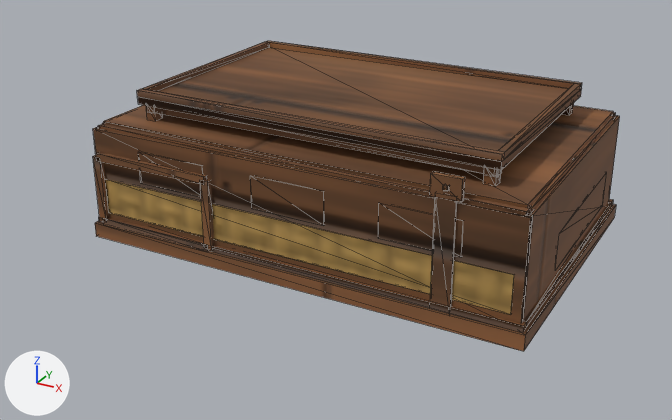
Before and after pictures for a commit that changed the FBX model art/models/Intermediate.IronTeeth/LOD2.fbx.
Before and after are seen from a 50 mm camera at (2.68, -5.23, 2.7) aimed at (-0.08, -0.2, 0.19). Lighting does not change. The marker at lower left points along +X, +Y and +Z. The first picture is the older version. Mesh edges are drawn as thin lines. Vertices at exactly the same position are counted once.

Script lines for the objects in view, before the commit:
```python
me_sm_hdbf_boxfarm_intermediate_lod2_mesh = bpy.data.meshes.new('SM_HDBF_BoxFarm_Intermediate_LOD2_mesh')
me_sm_hdbf_boxfarm_intermediate_lod2_mesh.from_pydata(...)  # 508 vertices, 820 faces; spans x -1.5..1.5, y -1.0..1.0, z 0.0..1.0
# faces by material slot: [748, 36, 36]
me_sm_hdbf_boxfarm_intermediate_lod2_mesh.materials.append(mat_m_hdbf_wood)
me_sm_hdbf_boxfarm_intermediate_lod2_mesh.materials.append(mat_m_hdbf_glass)
me_sm_hdbf_boxfarm_intermediate_lod2_mesh.materials.append(mat_m_hdbf_fabric)
ob_sm_hdbf_boxfarm_intermediate_lod2 = bpy.data.objects.new('SM_HDBF_BoxFarm_Intermediate_LOD2', me_sm_hdbf_boxfarm_intermediate_lod2_mesh)
ob_sm_hdbf_boxfarm_intermediate_lod2.location = (0.0, 0.0, 0.0)
```
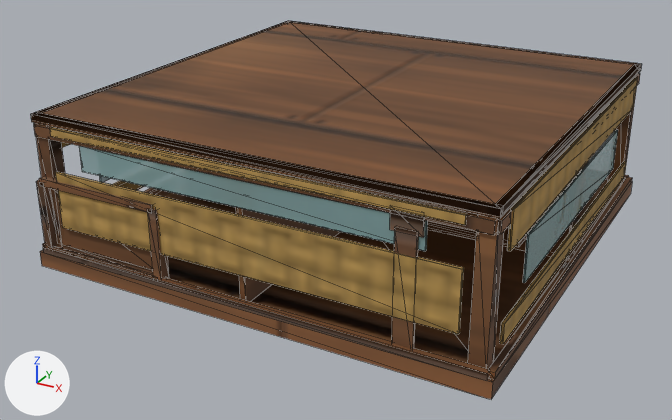
Pixel boxes [x1, y1, x2, y2] of what changed, in the pictures (672 x 420 px; the box of a moved part takes in the faces that stretch with it):
'SM_HDBF_BoxFarm_Intermediate_LOD2', reshaped (16% wider, 22% taller): before [93, 41, 620, 351]; after [30, 21, 641, 399]
part 1 of me_sm_hdbf_boxfarm_intermediate_lod2_mesh, moved or reshaped: before [95, 204, 616, 351]; after [40, 179, 632, 399]
part 2 of me_sm_hdbf_boxfarm_intermediate_lod2_mesh, added (mostly hidden): after [427, 173, 578, 260]
part 3 of me_sm_hdbf_boxfarm_intermediate_lod2_mesh, added (mostly hidden): after [234, 164, 341, 302]
part 4 of me_sm_hdbf_boxfarm_intermediate_lod2_mesh, added: after [34, 123, 65, 247]
part 5 of me_sm_hdbf_boxfarm_intermediate_lod2_mesh, added: after [607, 86, 637, 187]
part 6 of me_sm_hdbf_boxfarm_intermediate_lod2_mesh, added: after [468, 215, 504, 369]
part 7 of me_sm_hdbf_boxfarm_intermediate_lod2_mesh, moved or reshaped: before [98, 123, 531, 215]; after [34, 124, 496, 235]
part 8 of me_sm_hdbf_boxfarm_intermediate_lod2_mesh, added: after [498, 73, 640, 234]
part 9 of me_sm_hdbf_boxfarm_intermediate_lod2_mesh, added: after [79, 146, 428, 251]
part 10 of me_sm_hdbf_boxfarm_intermediate_lod2_mesh, added (mostly hidden): after [100, 176, 111, 182]
part 11 of me_sm_hdbf_boxfarm_intermediate_lod2_mesh, added: after [523, 130, 618, 283]
part 12 of me_sm_hdbf_boxfarm_intermediate_lod2_mesh, added: after [50, 128, 467, 225]
part 13 of me_sm_hdbf_boxfarm_intermediate_lod2_mesh, added: after [56, 172, 464, 334]
part 14 of me_sm_hdbf_boxfarm_intermediate_lod2_mesh, added (mostly hidden): after [112, 180, 144, 190]
part 15 of me_sm_hdbf_boxfarm_intermediate_lod2_mesh, added: after [507, 77, 637, 251]
part 16 of me_sm_hdbf_boxfarm_intermediate_lod2_mesh, added: after [500, 161, 626, 344]
part 17 of me_sm_hdbf_boxfarm_intermediate_lod2_mesh, added: after [428, 161, 589, 247]
part 18 of me_sm_hdbf_boxfarm_intermediate_lod2_mesh, rebuilt (37% wider, 53% taller): before [137, 41, 582, 170]; after [30, 21, 641, 219]
part 19 of me_sm_hdbf_boxfarm_intermediate_lod2_mesh, deleted: before [93, 103, 620, 333]
part 20 of me_sm_hdbf_boxfarm_intermediate_lod2_mesh, built on: before [103, 105, 613, 208]; after [36, 175, 632, 381]

What changed in the scene script:
```text
Change me_sm_hdbf_boxfarm_intermediate_lod2_mesh:
    remove me_sm_hdbf_boxfarm_intermediate_lod2_mesh.from_pydata(...)  # 508 vertices, 820 faces; spans x -1.5..1.5, y -1.0..1.0, z 0.0..1.0
    add me_sm_hdbf_boxfarm_intermediate_lod2_mesh.from_pydata(...)  # 508 vertices, 798 faces; spans x -1.5..1.5, y -1.5..1.5, z 0.0..1.0
    me_sm_hdbf_boxfarm_intermediate_lod2_mesh part 1: the loose piece of 8 vertices spanning x -1.5..1.5, y -1.0..1.0, z 0.0..0.1 is scaled about its middle by (1, 1.5, 1)
    me_sm_hdbf_boxfarm_intermediate_lod2_mesh part 2: a new loose piece, a box spanning x -1.44..1.44, y -0.02..0.02, z 0.1..0.95, in mat_m_hdbf_wood
    me_sm_hdbf_boxfarm_intermediate_lod2_mesh part 3: a new loose piece, a box spanning x -0.02..0.02, y -1.44..1.44, z 0.1..0.95, in mat_m_hdbf_wood
    me_sm_hdbf_boxfarm_intermediate_lod2_mesh part 4: a new loose piece, a box spanning x -1.45..-1.35, y -1.45..-1.35, z 0.1..0.95, in mat_m_hdbf_wood
    me_sm_hdbf_boxfarm_intermediate_lod2_mesh part 5: a new loose piece, a box spanning x 1.35..1.45, y 1.35..1.45, z 0.1..0.95, in mat_m_hdbf_wood
    me_sm_hdbf_boxfarm_intermediate_lod2_mesh part 6: a new loose piece, a box spanning x 1.35..1.45, y -1.45..-1.35, z 0.1..0.95, in mat_m_hdbf_wood
    me_sm_hdbf_boxfarm_intermediate_lod2_mesh part 7: the loose piece of 8 vertices spanning x -1.43..1.43, y -0.94..-0.86, z 0.7..0.78 is moved by (0.0, -0.53, 0.16)
    me_sm_hdbf_boxfarm_intermediate_lod2_mesh part 8: a new loose piece, a box spanning x 1.395..1.465, y -1.44..1.44, z 0.865..0.935, in mat_m_hdbf_wood
    me_sm_hdbf_boxfarm_intermediate_lod2_mesh part 9: a new loose piece, a box spanning x -1.1..1.1, y -1.458..-1.446, z 0.7..0.86, in mat_m_hdbf_glass
    me_sm_hdbf_boxfarm_intermediate_lod2_mesh part 10: a new loose piece, a box spanning x -1.458..-1.446, y -0.95..0.95, z 0.38..0.66, in mat_m_hdbf_glass
    me_sm_hdbf_boxfarm_intermediate_lod2_mesh part 11: a new loose piece, a box spanning x 1.446..1.458, y -0.95..0.95, z 0.38..0.66, in mat_m_hdbf_glass
    me_sm_hdbf_boxfarm_intermediate_lod2_mesh part 12: a new loose piece, a box spanning x -1.3..1.3, y -1.475..-1.457, z 0.89..0.94, in mat_m_hdbf_fabric
    me_sm_hdbf_boxfarm_intermediate_lod2_mesh part 13: a new loose piece, a box spanning x -1.3..1.3, y -1.475..-1.457, z 0.3..0.66, in mat_m_hdbf_fabric
    me_sm_hdbf_boxfarm_intermediate_lod2_mesh part 14: a new loose piece, a box spanning x -1.475..-1.457, y -1.3..1.3, z 0.2..0.32, in mat_m_hdbf_fabric
    me_sm_hdbf_boxfarm_intermediate_lod2_mesh part 15: a new loose piece, a box spanning x 1.457..1.475, y -1.3..1.3, z 0.72..0.94, in mat_m_hdbf_fabric
    me_sm_hdbf_boxfarm_intermediate_lod2_mesh part 16: a new loose piece, a box spanning x 1.457..1.475, y -1.3..1.3, z 0.2..0.32, in mat_m_hdbf_fabric
    me_sm_hdbf_boxfarm_intermediate_lod2_mesh part 17: a new loose piece, a box spanning x 0.11..1.21, y -0.28..1.3, z 0.245..0.275, in mat_m_hdbf_wood
    me_sm_hdbf_boxfarm_intermediate_lod2_mesh part 18: the loose piece of 28 vertices spanning x -1.23..1.23, y -0.77..0.77, z 0.91..1.0 is rebuilt with 28 vertices and now spans x -1.46..1.46, y -1.46..1.46, z 0.95..1.0
    me_sm_hdbf_boxfarm_intermediate_lod2_mesh part 19: 42 loose pieces with 432 vertices, spanning x -1.48..1.48, y -0.99..0.98, z 0.08..0.91, are deleted
    me_sm_hdbf_boxfarm_intermediate_lod2_mesh part 20: 16 vertices removed from x -1.46..1.42, y -0.9..0.9, z 0.18..0.8; 208 vertices added at x -1.5..1.5, y -1.5..1.5, z 0.08..0.95
    other edits to the shape of me_sm_hdbf_boxfarm_intermediate_lod2_mesh do not show in these pictures
```
